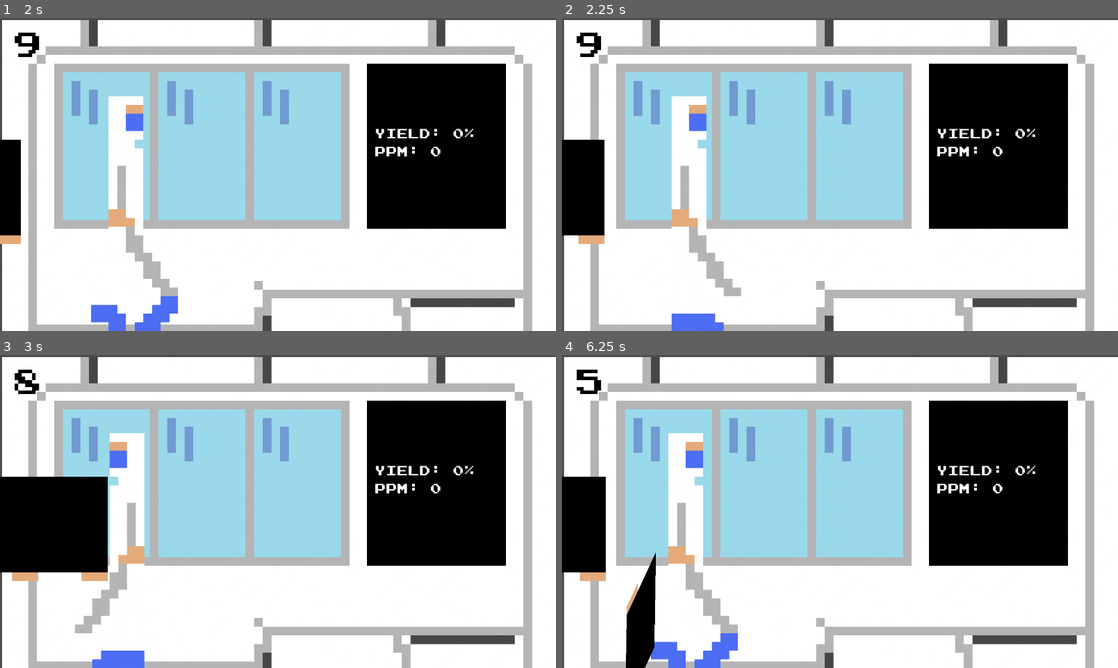
Above: before the commit, frames 1-4 (two rows, left to right).
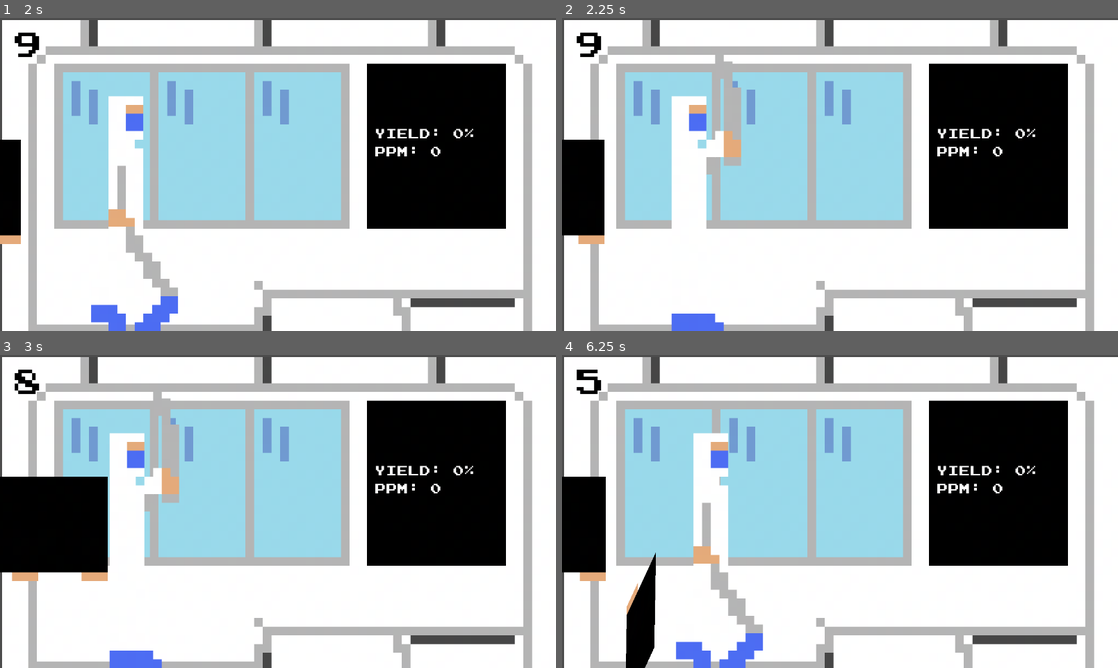
Above: after the commit, the same moments.

Repository: pancake-ninja-game/pancake-ninja
Game: Godot game, scene res://scenes/main.tscn
Two runs of this game, one before a commit and one after it. Both use one fixed random seed, a clock stepped at 60 frames per second and the inputs below.
Inputs (mouse positions are in pixels of both pictures, inside the frame that each line leads up to):
- Up to frame 1 (2 s): click "Start Game" at 0.5 s; move the mouse to (400, 158) at 1.27 s; click (400, 158) at 1.42 s
- Up to frame 2 (2.25 s): move the mouse to (728, 190) at 2.02 s; click (728, 190) at 2.17 s
- Up to frame 3 (3 s): move the mouse to (33, 524) at 2.77 s; click (33, 524) at 2.92 s
- Up to frame 4 (6.25 s): move the mouse to (595, 524) at 3.52 s; click (595, 524) at 3.67 s; move the mouse to (589, 524) at 4.27 s; click (589, 524) at 4.42 s; move the mouse to (584, 524) at 5.02 s; click (584, 524) at 5.17 s; move the mouse to (867, 511) at 5.77 s; click (867, 511) at 5.92 s

Frame 1 is identical in both runs. In frame 2, 2.3% of the frame differs, in the area x 19-33%, y 11-89%; in frame 3, 3.2%; in frame 4, 6.8%, in the area x 16-37%, y 24-100%.

Commit message:
Allow cutting in the air

Diff:
--- a/scenes/main.tscn
+++ b/scenes/main.tscn
@@ -31,10 +31,6 @@
 volume_db = 3.962
 parameters/looping = false
 
-[node name="CutSound" type="AudioStreamPlayer2D" parent="."]
-stream = ExtResource("5_674r5")
-volume_db = 4.457
-
 [node name="FlushStackSound" type="AudioStreamPlayer2D" parent="."]
 stream = ExtResource("6_443fb")
 
@@ -63,6 +59,11 @@
 sprite_walking = ExtResource("6_udd42")
 sprite_walking_alt = ExtResource("5_eob18")
 sprite_cutting = ExtResource("7_b53us")
+
+[node name="CutSound" type="AudioStreamPlayer2D" parent="GameLayer/Operator"]
+position = Vector2(0, -320)
+stream = ExtResource("5_674r5")
+volume_db = 4.457
 
 [node name="CanvasLayer" type="CanvasLayer" parent="GameLayer"]
 
--- a/scripts/main.gd
+++ b/scripts/main.gd
@@ -160,7 +160,6 @@
 		tmp_sheet.queue_free()
 
 func _on_ok_cut_detected(triggered_sheet):
-	$CutSound.play()
 	$GameLayer/Operator.play_cutting_animation()
 
 	if pancake[0] == triggered_sheet:
@@ -170,7 +169,6 @@
 	scrap_sheets_until(triggered_sheet)
 
 func _on_ng_cut_detected(triggered_sheet):
-	$CutSound.play()
 	$GameLayer/Operator.play_cutting_animation()
 	scrap_sheets_until(triggered_sheet)
 
@@ -181,6 +179,14 @@
 		return
 
 	update_scores()
+
+	# Make it possible to cut when no sheet is nearby
+	# This probably initiates a _lot_ of cutting animation
+	# requests. Let's see how performance is affected.
+	var mouse_pos = get_global_mouse_position()
+	if abs(mouse_pos.y - pancake_y_pos) <= 30:
+		$GameLayer/Operator.play_cutting_animation()
+
 
 	# Remove sheets that move off-screen to the right
 	for sheet in pancake:
--- a/scripts/operator.gd
+++ b/scripts/operator.gd
@@ -45,7 +45,11 @@
 		$Sprite2D.texture = sprite_idle
 
 func play_cutting_animation():
+	if is_cutting:
+		return
+
 	is_cutting = true
+	$CutSound.play()
 	$Sprite2D.texture = sprite_cutting
 	await get_tree().create_timer(0.2).timeout
 	is_cutting = false
